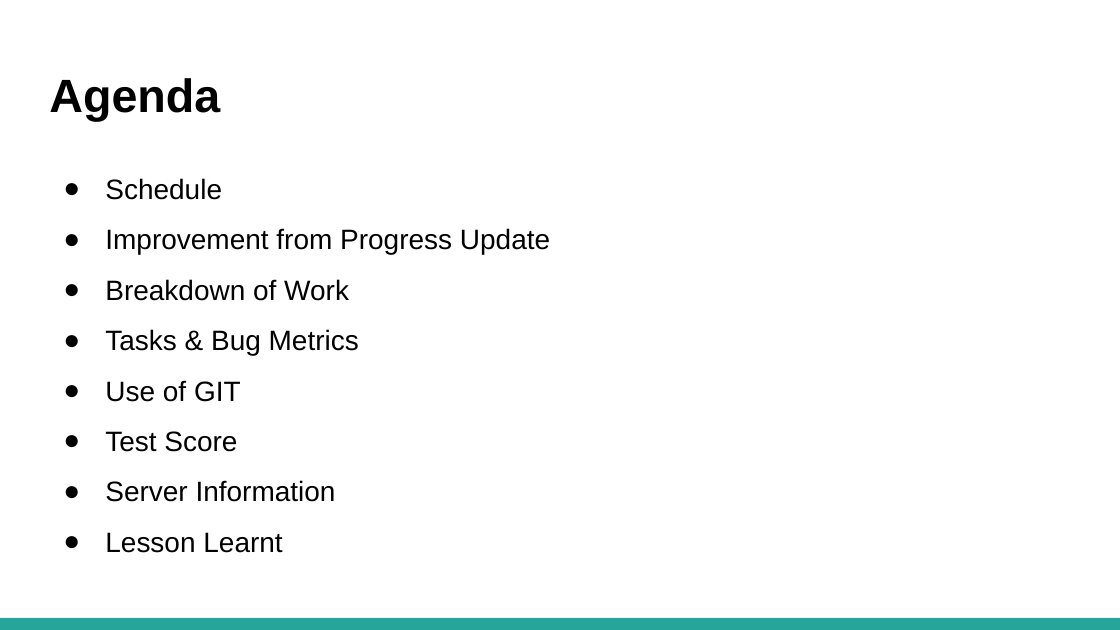
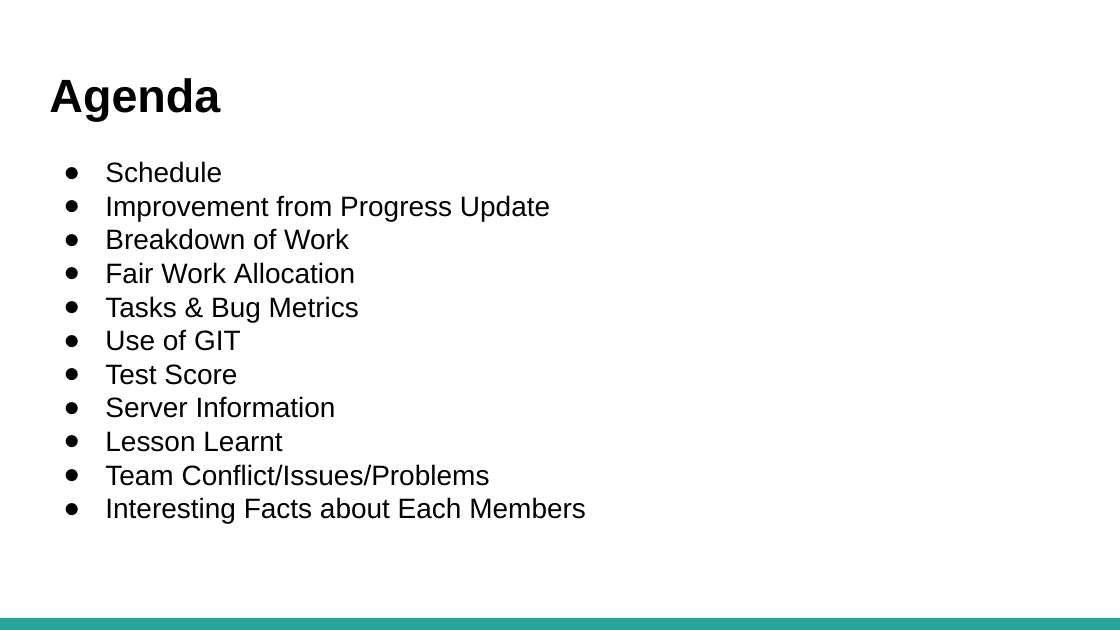
Before and after one commit to lameo/IS203_Project, a slide deck: slide 2 of presentations/SE_ Final Presentation.pptx. Drawn at 1120x630 pixels with LibreOffice and Linux fonts; fonts in the diff are those of the drawing. Boxes give left, top, right and bottom in pixels: in the first picture for what was removed or moved away, otherwise in the second. Text is boxed around its words. In the diff, an @@ line names an element or a change of style, - is before the commit and + after.

```diff
--- a/presentations/SE_ Final Presentation.pptx
+++ b/presentations/SE_ Final Presentation.pptx
@@ text at [105,161,550,452]: line spacing 1.5 to 1; less space between paragraphs @@
@@ text at [105,262,355,284]: paragraph added @@
+● Fair Work Allocation
@@ text at [105,464,586,523]: paragraphs added @@
+● Team Conflict/Issues/Problems
+● Interesting Facts about Each Members
```
Also in this commit, not shown: 16 other slides changed.
